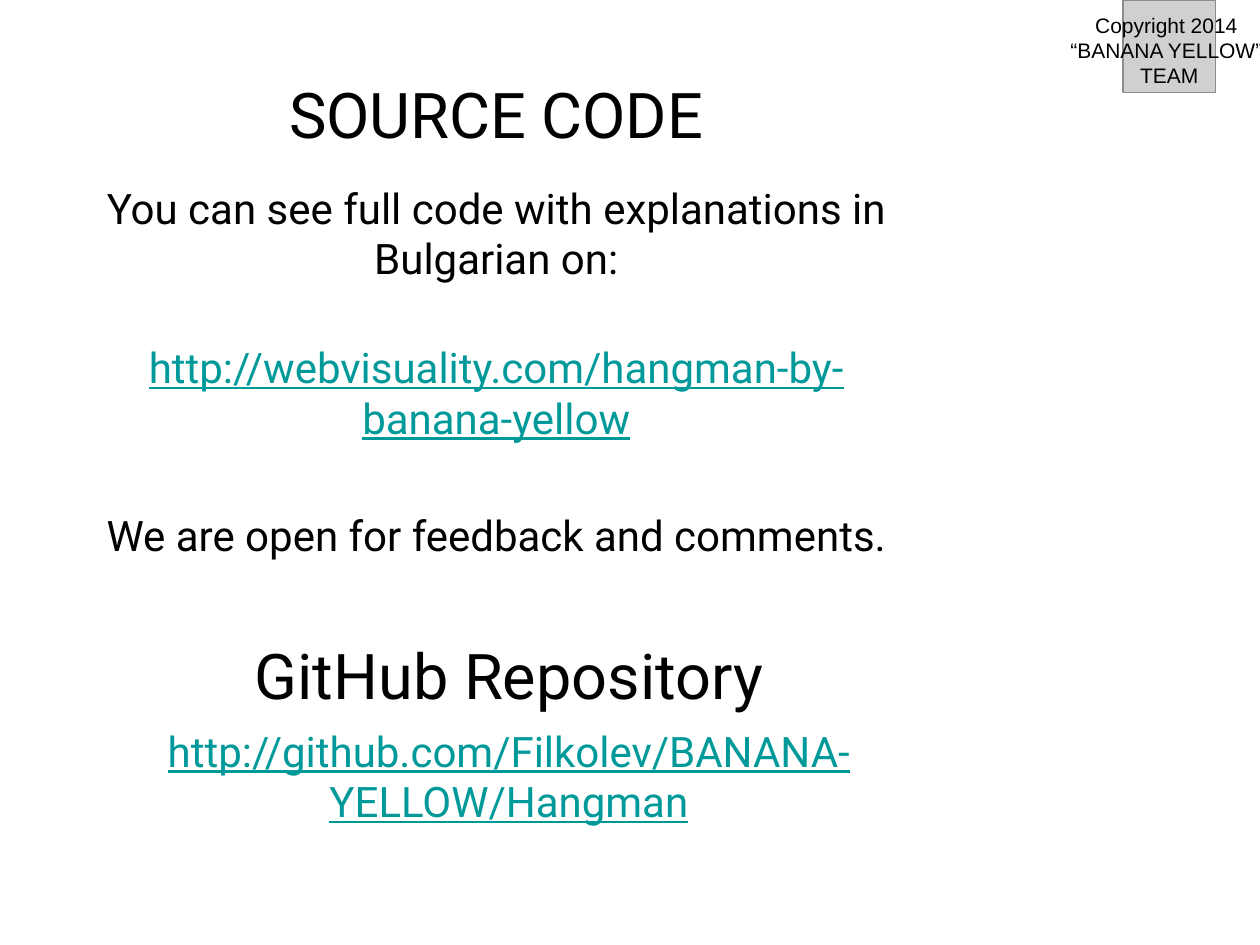
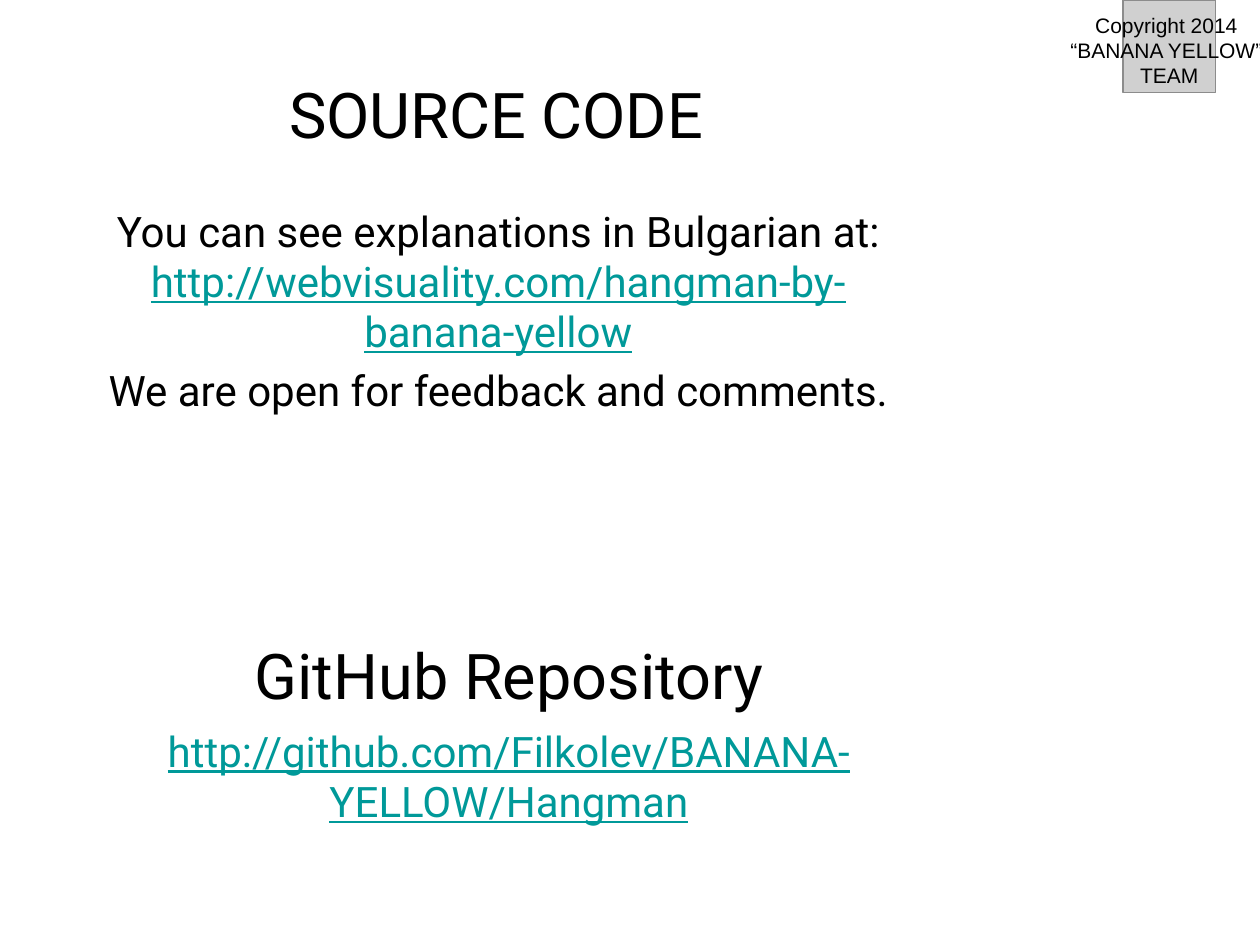
Before and after one commit to Filkolev/BANANA-YELLOW, a slide deck: slide 5 of BANANA_YELLOW_HANGMAN.pptx. Drawn at 1260x945 pixels with LibreOffice and Linux fonts; fonts in the diff are those of the drawing; grey boxes stand for pictures; background and template pictures are left out. Boxes give left, top, right and bottom in pixels: in the first picture for what was removed or moved away, otherwise in the second. Text is boxed around its words. In the diff, an @@ line names an element or a change of style, - is before the commit and + after.

Commit message:
Edited slide

```diff
--- a/BANANA_YELLOW_HANGMAN.pptx
+++ b/BANANA_YELLOW_HANGMAN.pptx
@@ text "You can see explanations in ...": place and size @@
-text "You can see explanations in ..." at (107, 192, 886, 560)
+text "You can see explanations in ..." at (109, 215, 888, 415)
@@ text at (117, 215, 880, 356): text changed @@
-You can see full code with explanations in Bulgarian on:
-http://webvisuality.com/hangman-by-banana-yellow
+You can see explanations in Bulgarian at:
+http://webvisuality.com/hangman-by-banana-yellow
```
